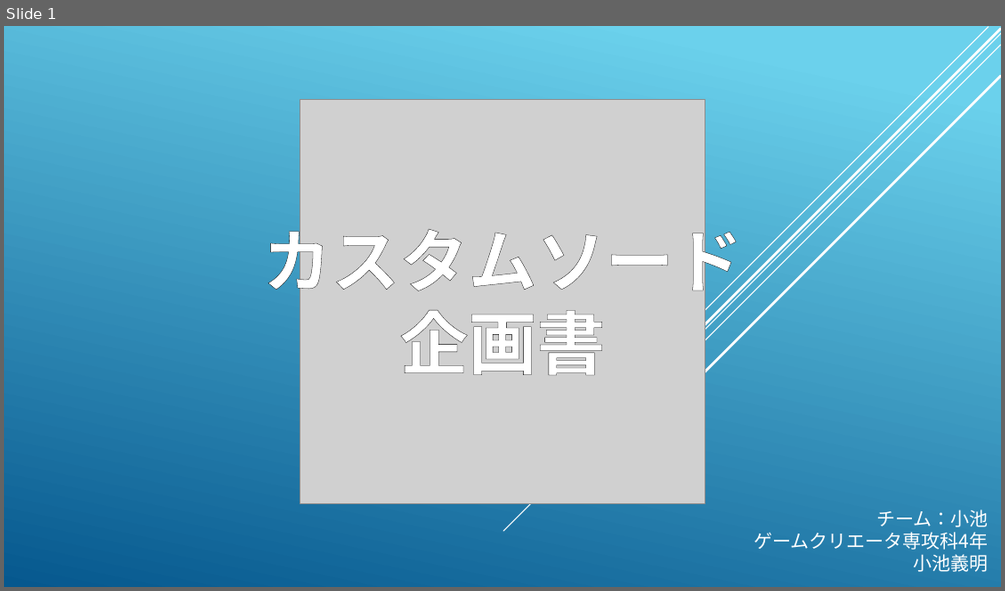
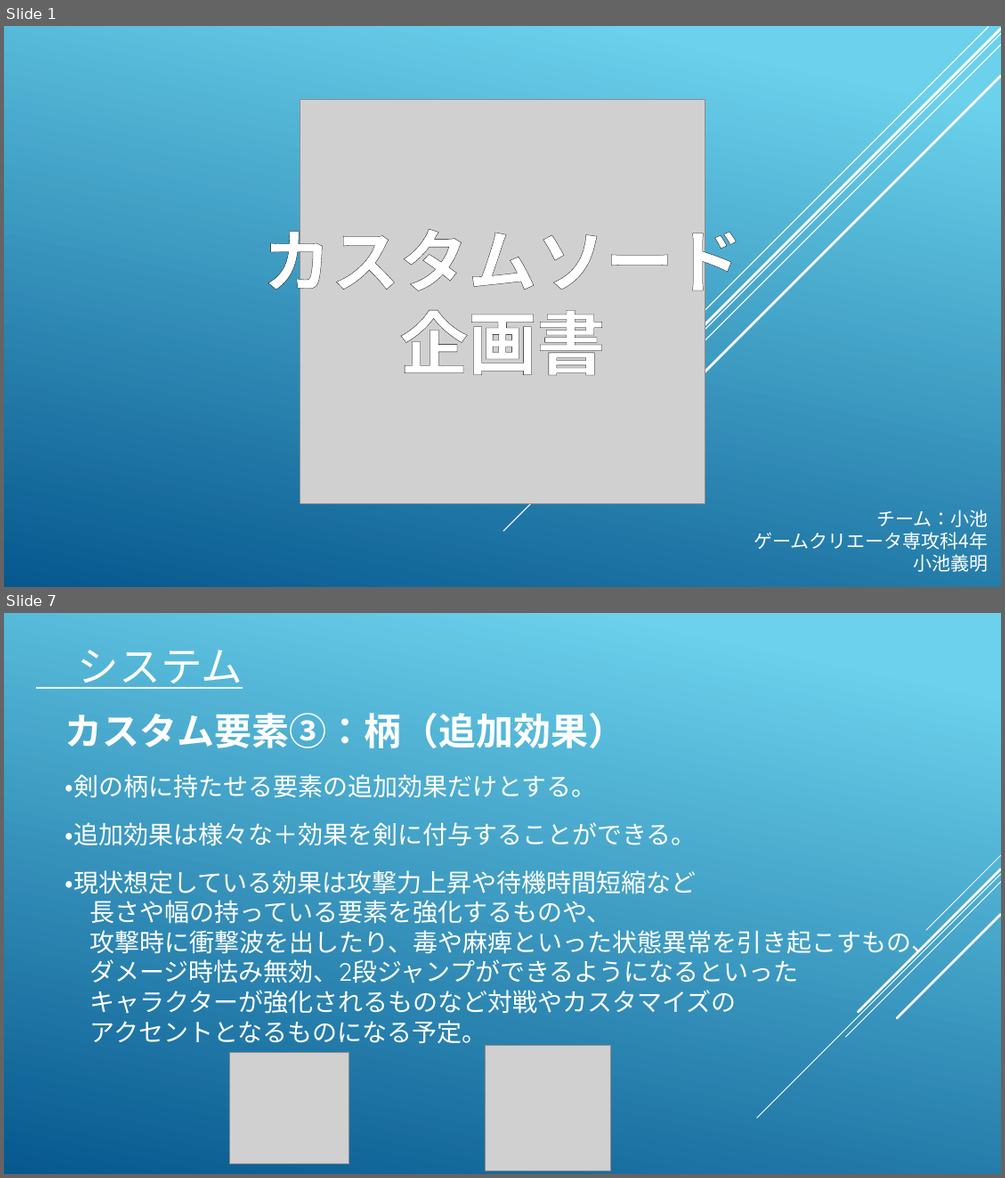
Before and after one commit to koike0723/Aso2020Winter, a slide deck: 企画書.pptx. Shown one above the other, each under a label of ours: slide 1 before the commit, slides 1 and 7 after it; the slides between them are not shown. The pictures are 1005x591 and 1005x1178 pixels, drawn with LibreOffice and Linux fonts; fonts in the diff are those of the drawing; grey boxes stand for pictures. Boxes give left, top, right and bottom in pixels: in the first picture for what was removed or moved away, otherwise in the second. Text is boxed around its words. In the diff, an @@ line names an element or a change of style, - is before the commit and + after.

```diff
--- a/企画書.pptx
+++ b/企画書.pptx
@@ slide 7 added at <box>4,613,1001,1174</box>, background gradient #6ED2EB to #06588E @@
@@ text added at <box>78,649,243,689</box>, 40 pt, text #FFFFFF, underline @@
+システム
@@ text added at <box>65,713,626,748</box>, 36 pt, text #FFFFFF, bold @@
+カスタム要素③：柄（追加効果）
@@ text added at <box>65,774,597,798</box>, 24 pt, text #FFFFFF @@
+・剣の柄に持たせる要素の追加効果だけとする。
@@ text added at <box>65,822,696,846</box>, 24 pt, text #FFFFFF @@
+・追加効果は様々な＋効果を剣に付与することができる。
@@ text added at <box>65,870,936,1048</box>, 24 pt, text #FFFFFF @@
+・現状想定している効果は攻撃力上昇や待機時間短縮など
+長さや幅の持っている要素を強化するものや、
+攻撃時に衝撃波を出したり、毒や麻痺といった状態異常を引き起こすもの、
+ダメージ時怯み無効、2段ジャンプができるようになるといった
+キャラクターが強化されるものなど対戦やカスタマイズの
+アクセントとなるものになる予定。
@@ group added at <box>757,855,1001,1118</box>: 5 lines @@
@@ picture added at <box>230,1052,349,1163</box> @@
@@ picture added at <box>485,1046,611,1171</box> @@
```
Also in this commit, not shown: 2 slides changed, 16 other slides added, 1 slide removed.
